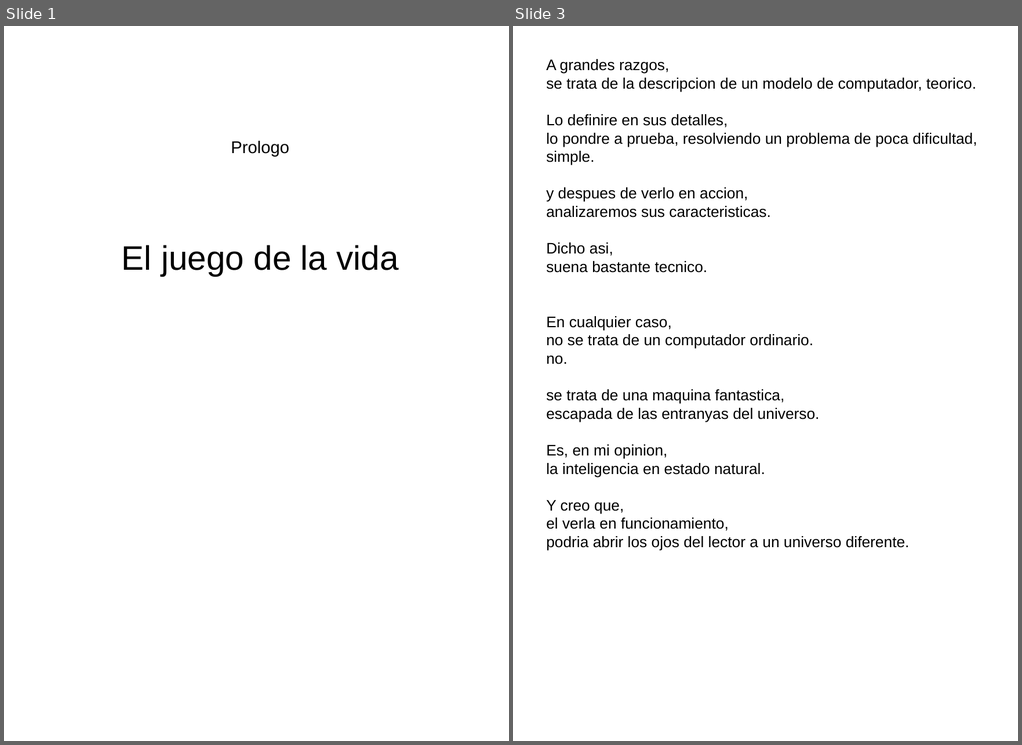
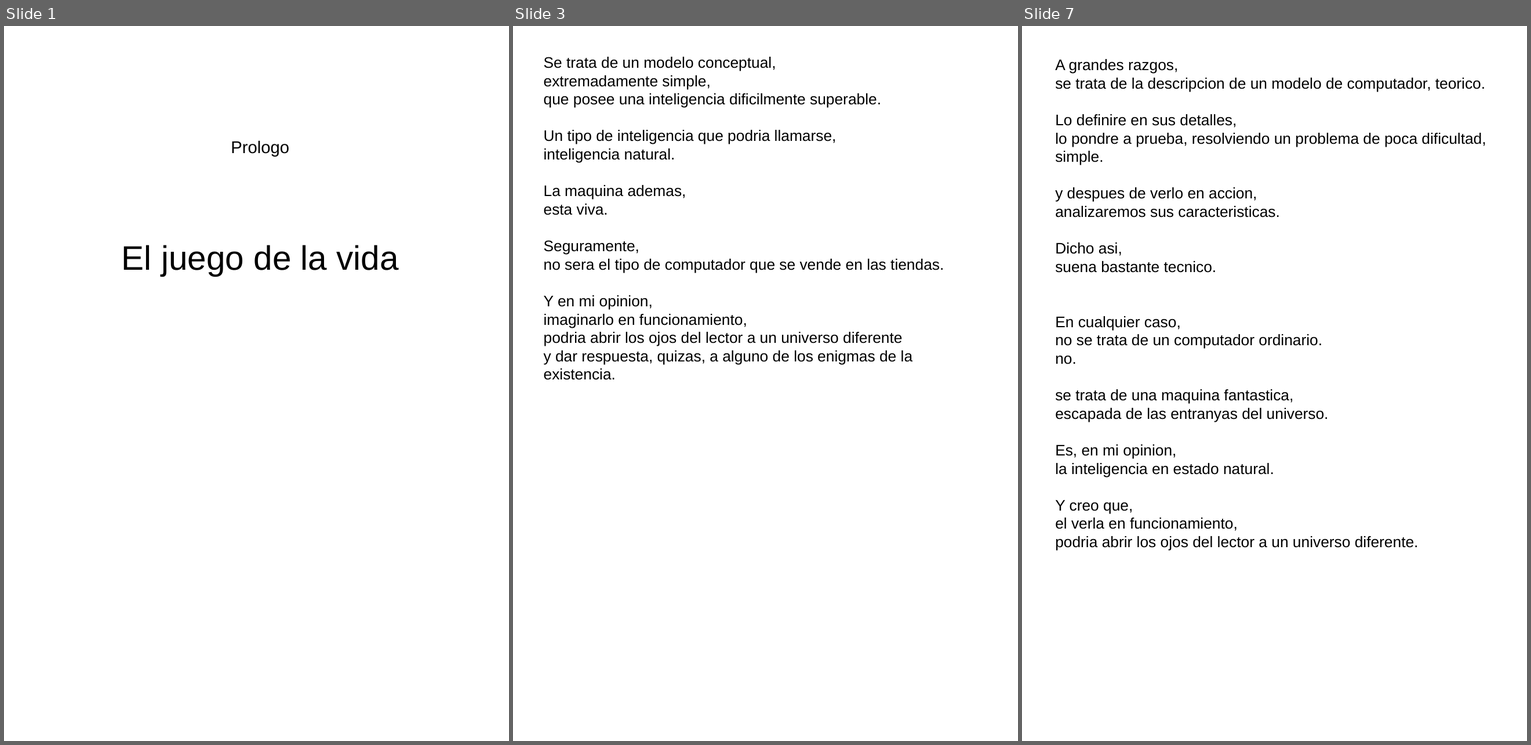
Before and after one commit to fabhrius/La-Cosa, a slide deck: capitulos/Prologo/Prologo.odp. Shown side by side, each under a label of ours: slides 1 and 3 before the commit, slides 1, 3 and 7 after it; the slides between them are not shown. The pictures are 1022x745 and 1531x745 pixels, drawn with LibreOffice and Linux fonts; fonts in the diff are those of the drawing. Boxes give left, top, right and bottom in pixels: in the first picture for what was removed or moved away, otherwise in the second. Text is boxed around its words. In the diff, an @@ line names an element or a change of style, - is before the commit and + after.

```diff
--- a/capitulos/Prologo/Prologo.odp
+++ b/capitulos/Prologo/Prologo.odp
@@ slide 3 added at <box>513,26,1018,741</box>, background #FFFFFF @@
@@ text added at <box>544,57,944,364</box>, 18 pt, text #000000 @@
+Se trata de un modelo conceptual,
+extremadamente simple,
+que posee una inteligencia dificilmente superable.
+Un tipo de inteligencia que podria llamarse,
+inteligencia natural.
+La maquina ademas,
+esta viva.
+Seguramente,
+no sera el tipo de computador que se vende en las tiendas.
+Y en mi opinion,
+imaginarlo en funcionamiento,
+podria abrir los ojos del lector a un universo diferente
+y dar respuesta, quizas, a alguno de los enigmas de la existencia.
@@ what was slide 3 is now slide 7 @@
```
Also in this commit, not shown: 1 slide changed, 3 other slides added, 1 other file.
